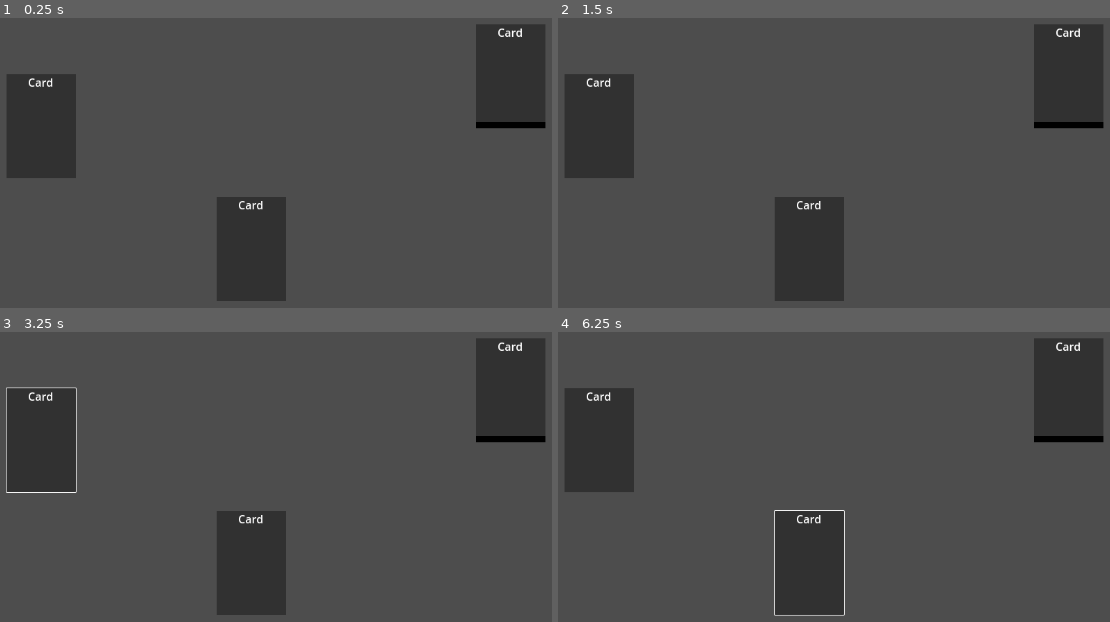
Above: before the commit, frames 1-4 (two rows, left to right).
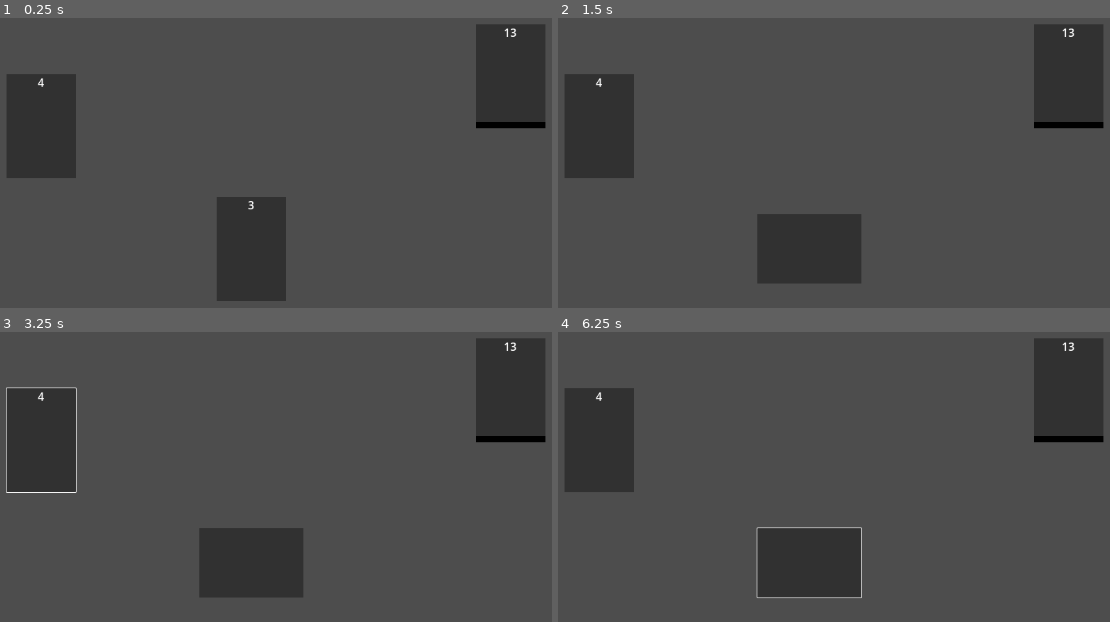
Above: after the commit, the same moments.

Repository: webcatzz/cardgame
Game: Godot game, scene res://table.tscn
Same seed, same stepped clock (60 frames per second), same inputs: the game is played once before the commit and once after it.
Inputs (mouse positions are in pixels of both pictures, inside the frame that each line leads up to):
- Up to frame 1 (0.25 s): no input
- Up to frame 2 (1.5 s): tap Enter at 0.5 s; move the mouse to (839, 276) at 0.52 s; hold E (rotate_right, bound only after the commit) 0.53-1.25 s; hold F (flip, bound only after the commit) 0.53-1.25 s; click (839, 276) at 0.67 s; tap R (roll, bound only after the commit) at 0.8 s; tap Space at 1.25 s; drag from (outside the picture) to (811, 250) at 1.27 s
- Up to frame 3 (3.25 s): tap Enter at 2 s; move the mouse to (82, 433) at 2.02 s; hold Q (rotate_left, bound only after the commit) 2.03-2.75 s; hold F (flip, bound only after the commit) 2.03-2.75 s; click (82, 433) at 2.17 s; tap R (roll, bound only after the commit) at 2.3 s; tap Space at 2.75 s; drag from (364, 500) to (38, 439) at 2.77 s
- Up to frame 4 (6.25 s): tap Enter at 3.5 s; move the mouse to (762, 387) at 3.52 s; hold Q (rotate_left, bound only after the commit) 3.53-4.25 s; hold F (flip, bound only after the commit) 3.53-4.25 s; click (762, 387) at 3.67 s; tap R (roll, bound only after the commit) at 3.8, 5.3 s; tap Space at 4.25 s; drag from (1054, 477) to (762, 387) at 4.27 s; move the mouse to (723, 523) at 5.02 s; hold E (rotate_right, bound only after the commit) 5.03-5.75 s; hold F (flip, bound only after the commit) 5.03-5.75 s; click (723, 523) at 5.17 s; drag from (960, 401) to (811, 564) at 5.77 s

The runs differ from the first frame. In frame 1, 0.3% of the frame differs, in the area x 5-95%, y 3-67%; in frame 2, 3.0%; in frame 3, 3.0%; in frame 4, 3.4%, in the area x 5-95%, y 3-98%.

Commit message:
ahhh i think its working now

Diff:
--- a/logic/card.gd
+++ b/logic/card.gd
@@ -21,6 +21,9 @@
 
 func _init(card_name: String = ""):
 	if card_name: load_data(card_name)
+	else:
+		TEMP += 1
+		self.card_name = var_to_str(TEMP)
 
 func load_data(card_name: String):
 	var data: CardData = load(data_path() + card_name + ".tres")
@@ -30,29 +33,27 @@
 
 # control
 
-const control_scene: PackedScene = preload("res://node/card_control.tscn")
-
-var pickable: bool:
-	set(value): click_area.mouse_filter = Control.MOUSE_FILTER_STOP if value else Control.MOUSE_FILTER_IGNORE
-	get: return click_area.mouse_filter == Control.MOUSE_FILTER_STOP
+static var TEMP: int = 0
 
 func _ready():
-	var control: Control = control_scene.instantiate()
-	setup_click_area(control.get_child(0))
-	add_child(control)
 	super()
 
-	tree_exited.connect(control.set_outline.bind(false))
+	var control: Control = card_control.instantiate()
+	add_child(control)
+	click_area = control.get_child(0)
 
 
 
 # deck conversion
 
-func deckify():
+func deckify() -> Deck:
 	var deck: Deck = Deck.new()
-	get_parent().add_child(deck)
-	deck.position = position
-	deck.add(self)
+
+	var pos: Vector2 = position
+	deck.add(self, false)
+	replace_with(deck, false)
+	deck.position = pos
+
 	return deck
 
 func stack(node: Cardlike):
--- a/logic/cardlike.gd
+++ b/logic/cardlike.gd
@@ -8,8 +8,9 @@
 
 var flipped: bool = false:
 	set(value):
+		var oldValue: bool = flipped
 		flipped = value
-		flipped_changed.emit()
+		if not flipped == oldValue: flipped_changed.emit()
 
 func flip():
 	flipped = !flipped
@@ -26,19 +27,9 @@
 
 
 
-# inheriting style
-
-func orient_to(cardlike: Cardlike):
-	flipped = cardlike.flipped
-	rotation = cardlike.rotation
-	position = Vector2.ZERO
-	z_index = 0
-
-
-
 # snapping to cardlists
 
-static var snap_point_scene: PackedScene = preload("res://node/snap_point.tscn")
+static var snap_point_scene: PackedScene = load("res://node/snap_point.tscn")
 
 var snap_point: Area2D = snap_point_scene.instantiate()
 
@@ -62,17 +53,30 @@
 func stack(node: Cardlike):
 	pass # overwritten by child classes
 
-func move_to(pos: Vector2):
-	var tween: Tween = get_tree().create_tween()
-	tween.tween_property(self, "position", pos, 0.1)
-	await tween.finished
+
+
+# tree
+
+func orient(game_object: GameObject):
+	if game_object is Cardlike:
+		game_object.flipped = flipped
+	super(game_object)
+
+
+# card control
+
+static var card_control: PackedScene = load("res://node/card_control.tscn")
 
 
 
-# removing from tree
+# key events
 
-func remove_from_tree():
-	if get_parent(): get_parent().remove_child(self)
+func key_event(event: InputEvent):
+	super(event)
+	if not get_viewport().is_input_handled():
+		if event.is_action_pressed("flip"):
+			click_area.accept_event()
+			flip()
 
 
 
--- a/logic/cardlist.gd
+++ b/logic/cardlist.gd
@@ -12,7 +12,8 @@
 
 @export var names: PackedStringArray:
 	set(value):
-		for cardName in value: add(Card.new(cardName))
+		for card_name in value:
+			add(Card.new(card_name), false)
 
 func _ready():
 	super()
@@ -22,9 +23,10 @@
 
 # adding
 
-func add(card: Cardlike) -> Card:
-	card.remove_from_tree()
-	card.orient_to(self)
+func add(card: Cardlike, remove: bool = true) -> Card:
+	if remove: card.remove_from_tree()
+	card.orient(self)
+	card.position = Vector2.ZERO
 
 	if card is Card:
 		cards.append(card)
@@ -38,7 +40,8 @@
 
 func add_bottom(card: Cardlike) -> Card:
 	card.remove_from_tree()
-	card.orient_to(self)
+	card.orient(self)
+	card.position = Vector2.ZERO
 
 	if card is Card:
 		cards.push_front(card)
@@ -139,6 +142,17 @@
 
 
 
+# key events
+
+func key_event(event: InputEvent):
+	super(event)
+	if not get_viewport().is_input_handled():
+		if event.is_action_pressed("roll"):
+			click_area.accept_event()
+			shuffle()
+
+
+
 # context menu
 
 func get_context_menu_options() -> Array:
--- a/logic/deck.gd
+++ b/logic/deck.gd
@@ -3,10 +3,11 @@
 
 
 func _ready():
-	var control: Control = preload("res://node/card_control.tscn").instantiate()
-	setup_click_area(control.get_child(0))
+	super()
+
+	var control: Control = card_control.instantiate()
 	add_child(control)
-	super()
+	click_area = control.get_child(0)
 
 	card_removed.connect(cardify_if_size_1.unbind(1))
 
@@ -14,15 +15,8 @@
 
 # card conversion
 
-func cardify():
-	var card: Card = remove_top()
-	get_parent().add_child(card)
-	queue_free()
-	card.position = position
-	return card
-
 func cardify_if_size_1():
-	if size() == 1: cardify()
+	if size() == 1: replace_with(remove_top())
 
 
 
@@ -32,10 +26,13 @@
 	var list: Cardlist = super()
 	var deck: Deck = Deck.new()
 
+	deck.add(list)
+
+	deck.orient(self)
+	deck.position = position + Vector2(110, -10)
+
 	Game.table.add_child(deck)
-	deck.position = position
-	deck.add(list)
-	await deck.move_to(position + Vector2(110, 0))
+	await deck.move_to(deck.position + Vector2(0, 10))
 	deck.cardify_if_size_1()
 
 	return deck
--- a/logic/game_object.gd
+++ b/logic/game_object.gd
@@ -1,20 +1,34 @@
 class_name GameObject extends Node2D
+
+
+
+# tree
+
+func replace_with(game_object: GameObject, free: bool = true):
+	game_object.orient(self)
+	add_sibling(game_object)
+	if free: queue_free()
+	else: remove_from_tree()
+
+func orient(game_object: GameObject):
+	position = game_object.position
+	rotation = game_object.rotation
+	z_index = game_object.z_index
+
+func remove_from_tree():
+	if get_parent(): get_parent().remove_child(self)
 
 
 
 # click area
 
-var click_area: Control
-
-func setup_click_area(area: Node):
-	click_area = area
-	click_area.gui_input.connect(click_area_event)
-	# mouse events
-	click_area.mouse_entered.connect(emit_if_not_grabbed.bind(mouse_entered))
-	click_area.mouse_exited.connect(emit_if_not_grabbed.bind(mouse_exited))
-	# drag cursor
-	drag_started.connect(click_area.set_default_cursor_shape.bind(Control.CURSOR_DRAG))
-	drag_ended.connect(click_area.set_default_cursor_shape.bind(Control.CURSOR_CAN_DROP))
+var click_area: Control:
+	set(value):
+		click_area = value
+		click_area.gui_input.connect(click_area_event)
+		# mouse events
+		click_area.mouse_entered.connect(emit_if_not_grabbed.bind(mouse_entered))
+		click_area.mouse_exited.connect(emit_if_not_grabbed.bind(mouse_exited))
 
 func emit_if_not_grabbed(sig: Signal):
 	if !grab: sig.emit()
@@ -36,7 +50,7 @@
 
 		# starting/ending drag
 		if event.button_index == MOUSE_BUTTON_LEFT:
-			get_viewport().set_input_as_handled()
+			click_area.accept_event()
 			if event.pressed and not grab:
 				grab = event.global_position - global_position
 				GameObject.z += 1
@@ -48,13 +62,57 @@
 
 		# context menu
 		elif event.button_index == MOUSE_BUTTON_RIGHT and !event.pressed:
-			get_viewport().set_input_as_handled()
+			click_area.accept_event()
 			ContextMenu.new(event.global_position, get_context_menu_options())
 
 	# dragging
 	elif event is InputEventMouseMotion and grab:
-		get_viewport().set_input_as_handled()
+		click_area.accept_event()
 		global_position = event.global_position - grab
+
+
+
+# smoothing
+
+func move_to(pos: Vector2):
+	click_area.pickable = false
+
+	var tween: Tween = get_tree().create_tween()
+	tween.tween_property(self, "position", pos, 0.1)
+	await tween.finished
+
+	click_area.pickable = true
+
+signal rotation_changed
+
+func rotate_to(rot: float):
+	click_area.pickable = false
+
+	var tween: Tween = get_tree().create_tween()
+	tween.tween_property(self, "rotation_degrees", rot, 0.1)
+	await tween.finished
+
+	if rotation_degrees < 0: rotation_degrees = 360 + rotation_degrees
+	elif rotation_degrees >= 360: rotation_degrees = rotation_degrees - 360
+	rotation_changed.emit()
+
+	click_area.pickable = true
+
+
+
+# key events
+
+func _unhandled_key_input(event: InputEvent):
+	if click_area.pickable and Rect2(Vector2.ZERO, click_area.size).has_point(click_area.get_local_mouse_position()):
+		key_event(event)
+
+func key_event(event: InputEvent):
+	if event.is_action_released("rotate_left"):
+		click_area.accept_event()
+		rotate_to(rotation_degrees - 90)
+	elif event.is_action_released("rotate_right"):
+		click_area.accept_event()
+		rotate_to(rotation_degrees + 90)
 
 
 
--- a/node/card_control.gd
+++ b/node/card_control.gd
@@ -1,23 +1,127 @@
 extends Control
 
 
-var represents: Cardlike
+
+func _ready():
+	set_parent(get_parent().get_parent())
+
+func set_parent(cardlike: Cardlike):
+	parent = cardlike
 
 
-func _ready():
-	if not represents: represents = get_parent()
 
-	# outline
-	represents.mouse_entered.connect(set_outline.bind(true))
-	represents.mouse_exited.connect(set_outline.bind(false))
+# input toggling
 
-	if represents is Deck:
-		represents.cards_changed.connect(update_deck_height)
-		update_deck_height()
+var pickable: bool:
+	set(value): mouse_filter = Control.MOUSE_FILTER_STOP if value else Control.MOUSE_FILTER_IGNORE
+	get: return mouse_filter == Control.MOUSE_FILTER_STOP
 
 
-func update_deck_height():
-	$Container.get_theme_stylebox("panel").border_width_bottom = represents.size()
+
+# signals
+
+var connections: Dictionary = {
+	"parent": {
+		"flipped_changed": on_flipped,
+
+		"mouse_entered": set_outline.bind(true),
+		"mouse_exited": set_outline.bind(false),
+		"tree_exited": set_outline.bind(false),
+
+		"drag_started": set_default_cursor_shape.bind(Control.CURSOR_DRAG),
+		"drag_ended": set_default_cursor_shape.bind(Control.CURSOR_CAN_DROP),
+
+		"replacing_by": set_parent,
+	},
+
+	"card": {
+		"renamed": on_renamed,
+	},
+
+	"list": {
+		"cards_changed": on_list_cards_changed,
+		"rotation_changed": update_list_border,
+	},
+}
+
+func connect_as(key: String, cardlike: Cardlike):
+	for signl: String in connections[key]:
+		cardlike[signl].connect(connections[key][signl])
+
+func disconnect_as(key: String, cardlike: Cardlike):
+	for signl: String in connections[key]:
+		cardlike[signl].disconnect(connections[key][signl])
+
+func disconnect_all():
+	var valid_signals: PackedStringArray = connections.parent.keys() + connections.card.keys() + connections.list.keys()
+	for connection: Dictionary in get_incoming_connections():
+		if connection.signal.get_name() in valid_signals:
+			connection.signal.disconnect(connection.callable)
+
+
+
+# setting nodes
+
+var parent: Cardlike:
+	set(value):
+		parent = value
+
+		disconnect_all()
+		connect_as("parent", parent)
+
+		if parent is Card: card = parent
+		elif parent is Cardlist:
+			if parent.size(): card = parent.top()
+			connect_as("list", parent)
+			update_list_border()
+
+		update_side()
+
+var card: Card:
+	set(value):
+		card = value
+		connect_as("card", card)
+
+		on_renamed()
+
+
+
+# node
 
 func set_outline(value: bool):
-	$Container/Outline.visible = value
+	$Outline.visible = value
+
+func on_flipped():
+	$Animator.play("flip")
+	await $Animator.animation_finished
+	update_side()
+	$Animator.play_backwards("flip")
+
+func update_side():
+	$Sides.current_tab = int(parent.flipped)
+
+
+
+# card
+
+func on_renamed():
+	$Sides/Front/Name.text = card.card_name
+	tooltip_text = card.card_name
+	if parent is Cardlist: tooltip_text += " (" + var_to_str(parent.size()) + " cards)"
+
+
+
+# list
+
+var panel: StyleBoxFlat = get_theme_stylebox("panel")
+var bottom_side: String = "bottom"
+
+func on_list_cards_changed():
+	disconnect_as("card", card)
+	if parent.size(): card = parent.top()
+	panel["border_width_" + bottom_side] = parent.size()
+
+func update_list_border():
+	panel["border_width_" + bottom_side] = 0
+	bottom_side = ["bottom", "right", "top", "left"][parent.rotation_degrees / 90]
+	panel["border_width_" + bottom_side] = parent.size()
--- a/node/card_control.tscn
+++ b/node/card_control.tscn
@@ -34,19 +34,19 @@
 tracks/0/type = "value"
 tracks/0/imported = false
 tracks/0/enabled = true
-tracks/0/path = NodePath(".:scale")
+tracks/0/path = NodePath(".:scale:x")
 tracks/0/interp = 1
 tracks/0/loop_wrap = true
 tracks/0/keys = {
 "times": PackedFloat32Array(0),
 "transitions": PackedFloat32Array(1),
 "update": 0,
-"values": [Vector2(1, 1)]
+"values": [1.0]
 }
 
 [sub_resource type="Animation" id="Animation_7snoq"]
 resource_name = "flip"
-length = 0.3
+length = 0.1
 tracks/0/type = "value"
 tracks/0/imported = false
 tracks/0/enabled = true
@@ -54,10 +54,10 @@
 tracks/0/interp = 1
 tracks/0/loop_wrap = true
 tracks/0/keys = {
-"times": PackedFloat32Array(0, 0.15, 0.3),
-"transitions": PackedFloat32Array(1, 1, 1),
+"times": PackedFloat32Array(0, 0.1),
+"transitions": PackedFloat32Array(1, 1),
 "update": 0,
-"values": [1.0, 0.0, 1.0]
+"values": [1.0, 0.0]
 }
 
 [sub_resource type="AnimationLibrary" id="AnimationLibrary_db8o8"]
@@ -69,7 +69,6 @@
 [node name="Control" type="Control"]
 layout_mode = 3
 anchors_preset = 0
-script = ExtResource("1_e25wn")
 
 [node name="Container" type="PanelContainer" parent="."]
 custom_minimum_size = Vector2(100, 150)
@@ -87,25 +86,30 @@
 grow_vertical = 2
 mouse_default_cursor_shape = 7
 theme_override_styles/panel = SubResource("StyleBoxFlat_ucx46")
+script = ExtResource("1_e25wn")
 
-[node name="TabContainer" type="TabContainer" parent="Container"]
+[node name="Sides" type="TabContainer" parent="Container"]
 layout_mode = 2
 mouse_filter = 2
 theme_override_styles/panel = SubResource("StyleBoxEmpty_u6pyg")
 tabs_visible = false
 
-[node name="VBox" type="VBoxContainer" parent="Container/TabContainer"]
+[node name="Front" type="VBoxContainer" parent="Container/Sides"]
 layout_mode = 2
 mouse_filter = 2
 
-[node name="Name" type="Label" parent="Container/TabContainer/VBox"]
+[node name="Name" type="Label" parent="Container/Sides/Front"]
 layout_mode = 2
 text = "Card"
 horizontal_alignment = 1
 
-[node name="Art" type="TextureRect" parent="Container/TabContainer/VBox"]
+[node name="Art" type="TextureRect" parent="Container/Sides/Front"]
 layout_mode = 2
 mouse_filter = 2
+
+[node name="Back" type="TextureRect" parent="Container/Sides"]
+visible = false
+layout_mode = 2
 
 [node name="Outline" type="Panel" parent="Container"]
 visible = false
@@ -113,7 +117,8 @@
 mouse_filter = 2
 theme_override_styles/panel = SubResource("StyleBoxFlat_8vapm")
 
-[node name="Animator" type="AnimationPlayer" parent="."]
+[node name="Animator" type="AnimationPlayer" parent="Container"]
+root_node = NodePath("../..")
 libraries = {
 "": SubResource("AnimationLibrary_db8o8")
 }
--- a/project.godot
+++ b/project.godot
@@ -23,6 +23,29 @@
 
 mouse_cursor/custom_image="res://asset/cursor/test.png"
 
+[input]
+
+flip={
+"deadzone": 0.5,
+"events": [Object(InputEventKey,"resource_local_to_scene":false,"resource_name":"","device":-1,"window_id":0,"alt_pressed":false,"shift_pressed":false,"ctrl_pressed":false,"meta_pressed":false,"pressed":false,"keycode":0,"physical_keycode":70,"key_label":0,"unicode":102,"echo":false,"script":null)
+]
+}
+roll={
+"deadzone": 0.5,
+"events": [Object(InputEventKey,"resource_local_to_scene":false,"resource_name":"","device":-1,"window_id":0,"alt_pressed":false,"shift_pressed":false,"ctrl_pressed":false,"meta_pressed":false,"pressed":false,"keycode":0,"physical_keycode":82,"key_label":0,"unicode":114,"echo":false,"script":null)
+]
+}
+rotate_left={
+"deadzone": 0.5,
+"events": [Object(InputEventKey,"resource_local_to_scene":false,"resource_name":"","device":-1,"window_id":0,"alt_pressed":false,"shift_pressed":false,"ctrl_pressed":false,"meta_pressed":false,"pressed":false,"keycode":0,"physical_keycode":81,"key_label":0,"unicode":113,"echo":false,"script":null)
+]
+}
+rotate_right={
+"deadzone": 0.5,
+"events": [Object(InputEventKey,"resource_local_to_scene":false,"resource_name":"","device":-1,"window_id":0,"alt_pressed":false,"shift_pressed":false,"ctrl_pressed":false,"meta_pressed":false,"pressed":false,"keycode":0,"physical_keycode":69,"key_label":0,"unicode":101,"echo":false,"script":null)
+]
+}
+
 [rendering]
 
 renderer/rendering_method="gl_compatibility"
Not shown, changed: .gitignore
